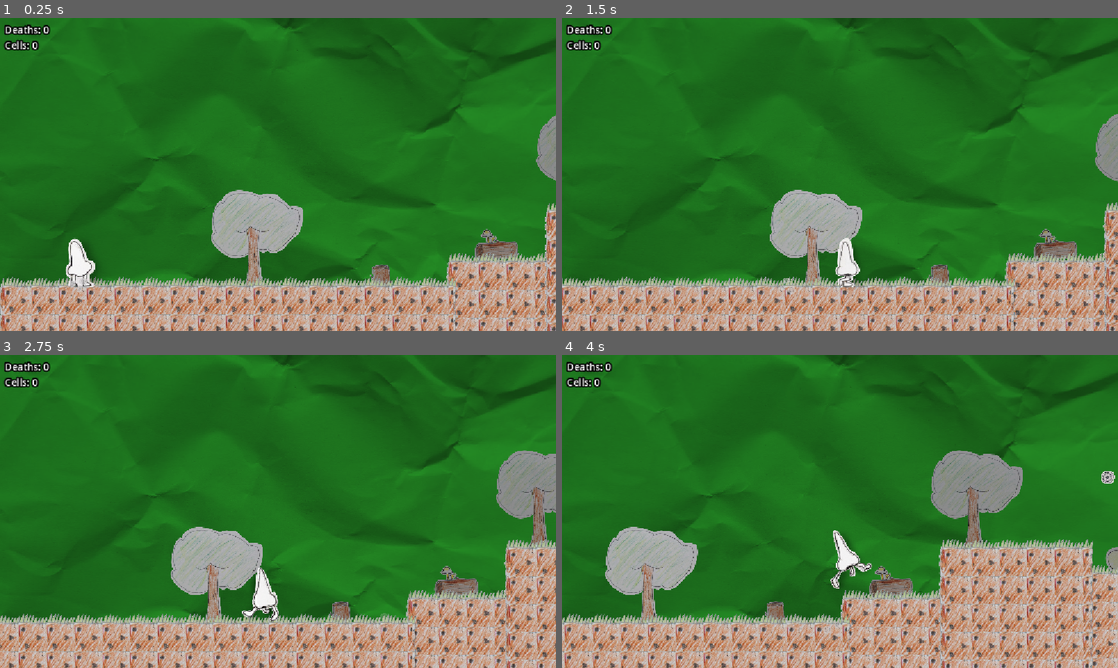
Above: before the commit, frames 1-4 (two rows, left to right).
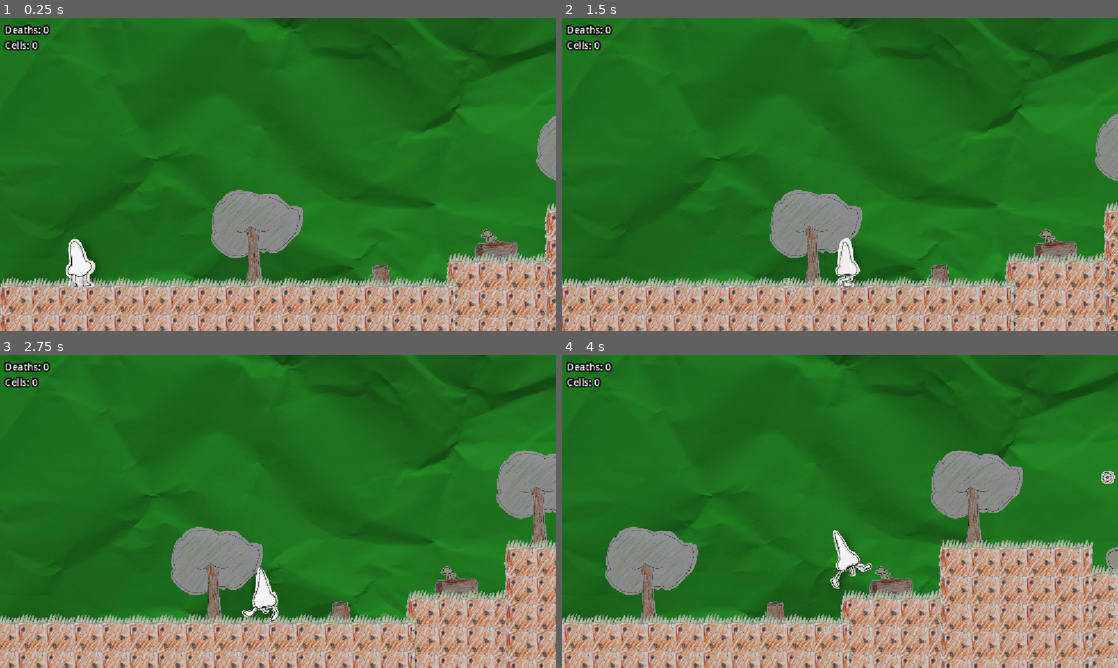
Above: after the commit, the same moments.

Repository: lmg-abe/runny-nose
Game: Godot game, scene res://area_1.tscn
Same seed, same stepped clock (60 frames per second), same inputs: the game is played once before the commit and once after it. The engine's default icon, where the game draws it, is replaced by a stand-in: a white triangle on a blue panel in a dark square.
Inputs:
- Up to frame 1 (0.25 s): no input
- Up to frame 2 (1.5 s): hold D (move_right) from 0.53 s (still down); tap 3 (dash) at 0.6 s; tap Space (jump) at 0.77 s; tap 2 (pick_up) at 1.35 s
- Up to frame 3 (2.75 s): tap Space (jump) at 1.52 s; release D (move_right) at 2.03 s; hold A (move_left) from 2.03 s (still down); tap 1 (sneeze) at 2.1 s
- Up to frame 4 (4 s): release A (move_left) at 2.78 s; hold D (move_right) from 2.78 s (still down); tap 3 (dash) at 2.85 s; tap Space (jump) at 3.02, 3.77 s; tap 2 (pick_up) at 3.6 s

The runs differ from the first frame. In frame 1, 2.9% of the frame differs, in the area x 38-55%, y 54-85%; in frame 2, 2.8%; in frame 3, 2.8%; in frame 4, 2.9%.

Commit message:
added bg assets to later part of level, implemented snot monster :3

Diff:
--- a/area_1.tscn
+++ b/area_1.tscn
@@ -58,69 +58,113 @@
 script = ExtResource("3_7qacl")
 
 [node name="BgTree" type="Sprite2D" parent="." unique_id=268352074]
-modulate = Color(0.82, 0.82, 0.82, 1)
+modulate = Color(0.67, 0.67, 0.67, 1)
 position = Vector2(1182, -46)
 texture = ExtResource("4_lx7ru")
 
 [node name="BgStump" type="Sprite2D" parent="BgTree" unique_id=1362299212]
-modulate = Color(0.82, 0.82, 0.82, 1)
 position = Vector2(649, 184)
 texture = ExtResource("5_r2afo")
 
 [node name="BgTree2" type="Sprite2D" parent="BgTree" unique_id=288036235]
-modulate = Color(0.82, 0.82, 0.82, 1)
 position = Vector2(1686, -397)
 texture = ExtResource("4_lx7ru")
 
 [node name="BgFallenLog" type="Sprite2D" parent="BgTree" unique_id=1746722684]
-modulate = Color(0.82, 0.82, 0.82, 1)
 position = Vector2(1251, 51)
 texture = ExtResource("6_q5abr")
 
 [node name="BgBush" type="Sprite2D" parent="BgTree" unique_id=346025221]
-modulate = Color(0.82, 0.82, 0.82, 1)
 position = Vector2(2595, -129)
 texture = ExtResource("7_rulab")
 
 [node name="BgMushroom" type="Sprite2D" parent="BgTree" unique_id=360225380]
-modulate = Color(0.82, 0.82, 0.82, 1)
 position = Vector2(2997, -195)
 texture = ExtResource("8_r73l4")
 
 [node name="BgMushroom2" type="Sprite2D" parent="BgTree" unique_id=329893803]
-modulate = Color(0.82, 0.82, 0.82, 1)
 position = Vector2(1210, -19)
 texture = ExtResource("8_r73l4")
 
 [node name="BgTree" type="Sprite2D" parent="BgTree" unique_id=2003571099]
-modulate = Color(0.82, 0.82, 0.82, 1)
 position = Vector2(5127, -76)
 texture = ExtResource("4_lx7ru")
 
 [node name="BgStump2" type="Sprite2D" parent="BgTree" unique_id=995712868]
-modulate = Color(0.82, 0.82, 0.82, 1)
 position = Vector2(4065, 125)
 texture = ExtResource("5_r2afo")
 
 [node name="BgMushroom3" type="Sprite2D" parent="BgTree" unique_id=1782582880]
-modulate = Color(0.82, 0.82, 0.82, 1)
 position = Vector2(5499, -511)
 texture = ExtResource("8_r73l4")
 
 [node name="BgFallenLog2" type="Sprite2D" parent="BgTree" unique_id=948698513]
-modulate = Color(0.82, 0.82, 0.82, 1)
 position = Vector2(5319, 111)
 texture = ExtResource("6_q5abr")
 
 [node name="BgTree3" type="Sprite2D" parent="BgTree" unique_id=1488280561]
-modulate = Color(0.82, 0.82, 0.82, 1)
 position = Vector2(6872, -916)
 texture = ExtResource("4_lx7ru")
 
 [node name="BgFallenLog3" type="Sprite2D" parent="BgTree" unique_id=907203671]
-modulate = Color(0.82, 0.82, 0.82, 1)
 position = Vector2(7909, -601)
 texture = ExtResource("6_q5abr")
+
+[node name="BgTree4" type="Sprite2D" parent="BgTree" unique_id=1148679484]
+position = Vector2(10641, -63)
+texture = ExtResource("4_lx7ru")
+
+[node name="BgStump3" type="Sprite2D" parent="BgTree" unique_id=1217385642]
+position = Vector2(9556, 117)
+texture = ExtResource("5_r2afo")
+
+[node name="BgBush2" type="Sprite2D" parent="BgTree" unique_id=543909260]
+position = Vector2(11934, -574)
+texture = ExtResource("7_rulab")
+
+[node name="BgMushroom4" type="Sprite2D" parent="BgTree" unique_id=898863773]
+position = Vector2(11499, -513)
+texture = ExtResource("8_r73l4")
+
+[node name="BgStump4" type="Sprite2D" parent="BgTree" unique_id=286253509]
+position = Vector2(12640, -41)
+texture = ExtResource("5_r2afo")
+
+[node name="BgFallenLog4" type="Sprite2D" parent="BgTree" unique_id=954813355]
+position = Vector2(13706, -29)
+texture = ExtResource("6_q5abr")
+
+[node name="BgMushroom5" type="Sprite2D" parent="BgTree" unique_id=1878137612]
+position = Vector2(13795, -22)
+texture = ExtResource("8_r73l4")
+
+[node name="BgTree5" type="Sprite2D" parent="BgTree" unique_id=195007980]
+position = Vector2(15015, -1385)
+texture = ExtResource("4_lx7ru")
+
+[node name="BgFallenLog5" type="Sprite2D" parent="BgTree" unique_id=715289285]
+position = Vector2(14592, -261)
+texture = ExtResource("6_q5abr")
+
+[node name="BgStump5" type="Sprite2D" parent="BgTree" unique_id=978914165]
+position = Vector2(15873, -554)
+texture = ExtResource("5_r2afo")
+
+[node name="BgMushroom6" type="Sprite2D" parent="BgTree" unique_id=1921868882]
+position = Vector2(17000, -536)
+texture = ExtResource("8_r73l4")
+
+[node name="BgFallenLog6" type="Sprite2D" parent="BgTree" unique_id=1864368181]
+position = Vector2(17241, -551)
+texture = ExtResource("6_q5abr")
+
+[node name="BgTree6" type="Sprite2D" parent="BgTree" unique_id=1658945969]
+position = Vector2(18733, -729)
+texture = ExtResource("4_lx7ru")
+
+[node name="BgStump6" type="Sprite2D" parent="BgTree" unique_id=1541693755]
+position = Vector2(21237, -1360)
+texture = ExtResource("5_r2afo")
 
 [node name="DeathPlane" type="Area2D" parent="." unique_id=883156438]
 position = Vector2(122, 1749)
--- a/basic_enemy.tscn
+++ b/basic_enemy.tscn
@@ -26,5 +26,3 @@
 scale = Vector2(0.9, 0.9)
 texture = ExtResource("3_m2rku")
 flip_h = true
-
-[connection signal="body_entered" from="DamageHitbox" to="DamageHitbox" method="_on_body_entered"]
--- /dev/null
+++ b/snot_monster.gd
@@ -0,0 +1,22 @@
+extends CharacterBody2D
+
+@export var speed : int = 5
+@export var gravity : int = 100
+@onready var ray_cast_2d: RayCast2D = $RayCast2D
+var facingDirection : int = 1
+var animTimer : int = 0
+
+func _physics_process(delta: float) -> void:
+	animTimer+=1
+	position.x+=speed*facingDirection
+	velocity.y+=gravity
+	if ray_cast_2d.is_colliding():
+		ray_cast_2d.target_position.x *= -1
+		facingDirection *= -1
+	get_node("Icon").flip_h = (facingDirection==1)
+	get_node("Icon").scale.y = 1-(sin(deg_to_rad(animTimer*6))/10.0)
+	get_node("Icon").scale.x = 1/get_node("Icon").scale.y
+	move_and_slide()
+
+func die():
+	queue_free()
--- /dev/null
+++ b/snot_monster.tscn
@@ -0,0 +1,31 @@
+[gd_scene format=3 uid="uid://cio2soswu0h6c"]
+
+[ext_resource type="Script" uid="uid://vqp483mcdekf" path="res://snot_monster.gd" id="1_l52fp"]
+[ext_resource type="PackedScene" uid="uid://d13bdua4v0bbg" path="res://damage_hitbox.tscn" id="2_6bpaj"]
+[ext_resource type="Texture2D" uid="uid://c20v0cliu4peo" path="res://the_snot_monster.png" id="2_l52fp"]
+
+[sub_resource type="CapsuleShape2D" id="CapsuleShape2D_frgu1"]
+radius = 64.0
+height = 217.47
+
+[node name="SnotMonster" type="CharacterBody2D" unique_id=641976464]
+script = ExtResource("1_l52fp")
+
+[node name="Icon" type="Sprite2D" parent="." unique_id=1692501021]
+position = Vector2(9, 18)
+texture = ExtResource("2_l52fp")
+flip_h = true
+
+[node name="DamageHitbox" parent="." unique_id=1883985547 instance=ExtResource("2_6bpaj")]
+position = Vector2(1, 17)
+scale = Vector2(1.5952835, 0.98932433)
+collision_layer = 1
+
+[node name="CollisionShape2D" type="CollisionShape2D" parent="." unique_id=1194070333]
+position = Vector2(2, 17)
+rotation = 1.5707964
+shape = SubResource("CapsuleShape2D_frgu1")
+
+[node name="RayCast2D" type="RayCast2D" parent="." unique_id=1016366439]
+target_position = Vector2(120, 0)
+collision_mask = 3
Not shown, added: snot_monster.gd.uid
